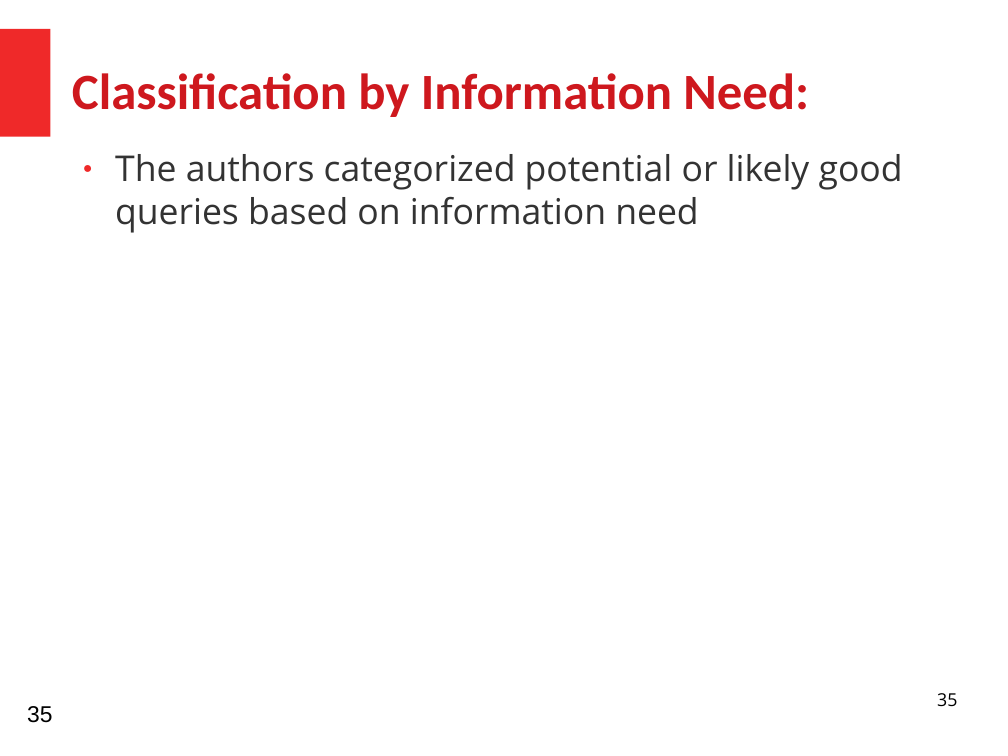
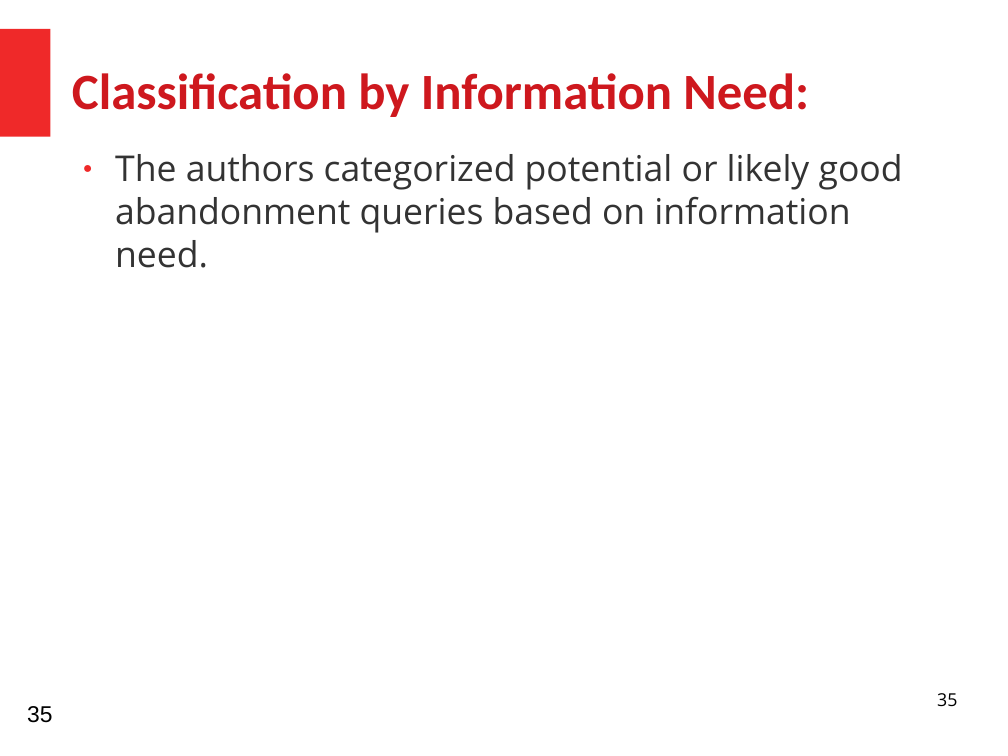
Before and after one commit to HussamHallak/cs834-f17, a slide deck: slide 35 of assignments/P3/P3.odp. Drawn at 1008x756 pixels with LibreOffice and Linux fonts; fonts in the diff are those of the drawing. Boxes give left, top, right and bottom in pixels: in the first picture for what was removed or moved away, otherwise in the second. Text is boxed around its words. In the diff, an @@ line names an element or a change of style, - is before the commit and + after.

```diff
--- a/assignments/P3/P3.odp
+++ b/assignments/P3/P3.odp
@@ text at (x1=115, y1=154, x2=903, y2=268): text changed @@
-● The authors categorized potential or likely good queries based on information need
+● The authors categorized potential or likely good abandonment queries based on information need.
```
Also in this commit, not shown: 4 other slides changed, 2 other files.
